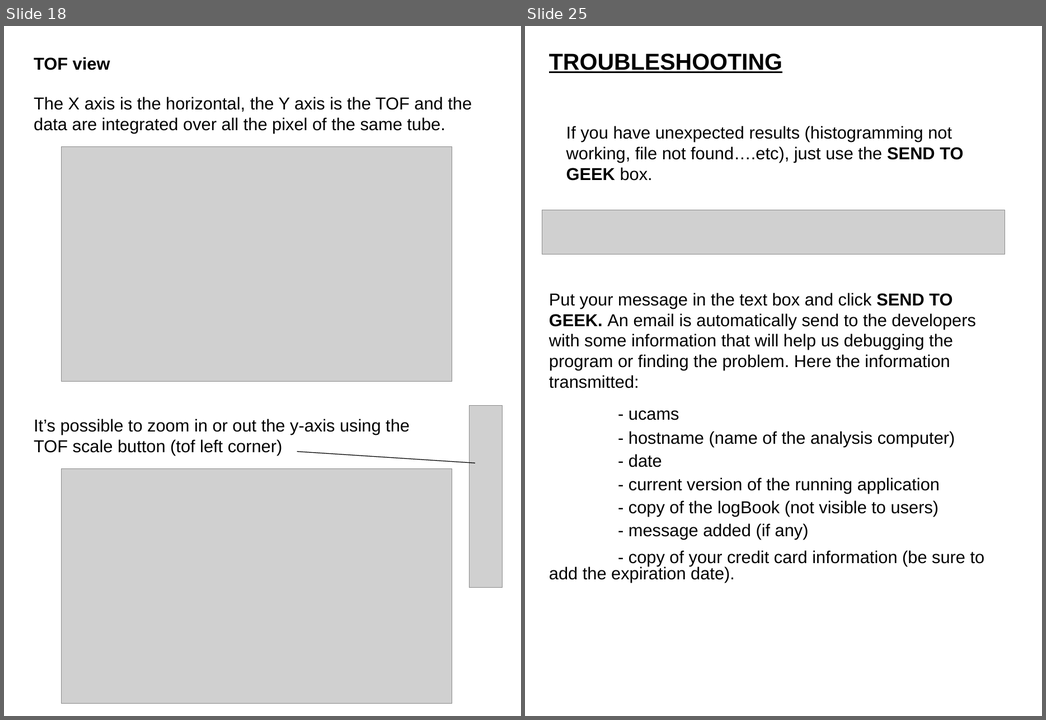
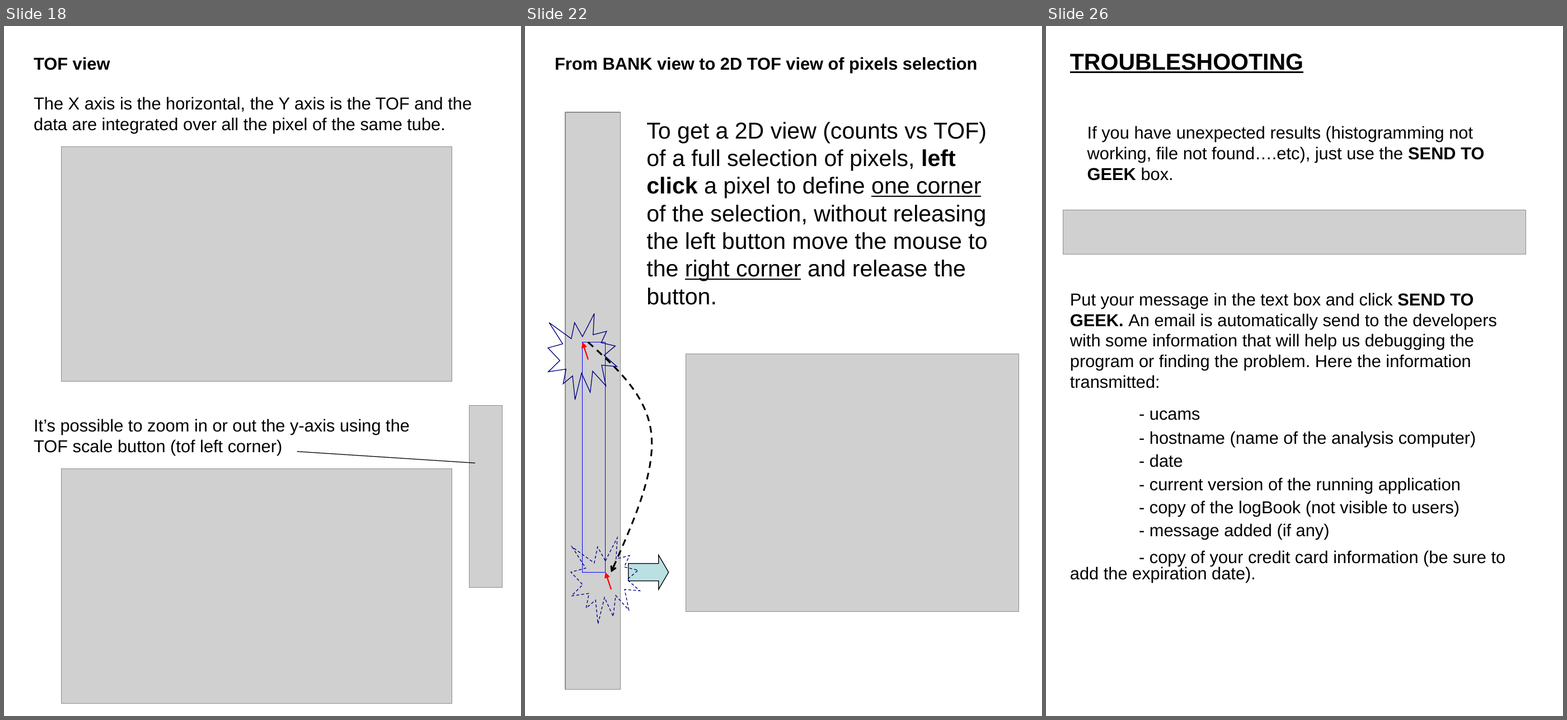
Before and after one commit to ornl-ndav/IdlGui, a slide deck: 1.0/doc/plotARCS_manual.ppt. Shown side by side, each under a label of ours: slides 18 and 25 before the commit, slides 18, 22 and 26 after it; the slides between them are not shown. The pictures are 1046x720 and 1567x720 pixels, drawn with LibreOffice and Linux fonts; fonts in the diff are those of the drawing; grey boxes stand for pictures. Boxes give left, top, right and bottom in pixels: in the first picture for what was removed or moved away, otherwise in the second. Text is boxed around its words. In the diff, an @@ line names an element or a change of style, - is before the commit and + after.

```diff
--- a/1.0/doc/plotARCS_manual.ppt
+++ b/1.0/doc/plotARCS_manual.ppt
@@ slide 22 added at <box>525,26,1042,716</box>, background #FFFFFF @@
@@ text added at <box>555,57,977,72</box>, 18 pt, text #000000, bold @@
+From BANK view to 2D TOF view of pixels selection
@@ picture added at <box>565,112,620,689</box> @@
@@ text added at <box>647,122,988,305</box>, 24 pt, text #000000 @@
+To get a 2D view (counts vs TOF) of a full selection of pixels, left click a pixel to define one corner of the selection, without releasing the left button move the mouse to the right corner and release the button.
@@ irregular seal added at <box>548,314,617,400</box>, outline #000080 0.74 pt @@
@@ rectangle added at <box>582,342,605,572</box>, outline #0000FF 0.74 pt @@
@@ arrow added from (588, 359) to (582, 342), #FF0000 1.25 pt @@
@@ freeform shape added at <box>588,342,655,572</box>, outline #000000 1.76 pt dashed @@
@@ picture added at <box>686,354,1019,612</box> @@
@@ irregular seal added at <box>571,538,640,624</box>, outline #000080 0.74 pt dashed @@
@@ right arrow added at <box>629,555,668,590</box>, fill #BBE0E3, outline #000000 0.74 pt @@
@@ arrow added from (611, 590) to (606, 573), #FF0000 1.25 pt @@
@@ what was slide 25 is now slide 26 @@
```
Also in this commit, not shown: 6 slides changed.
